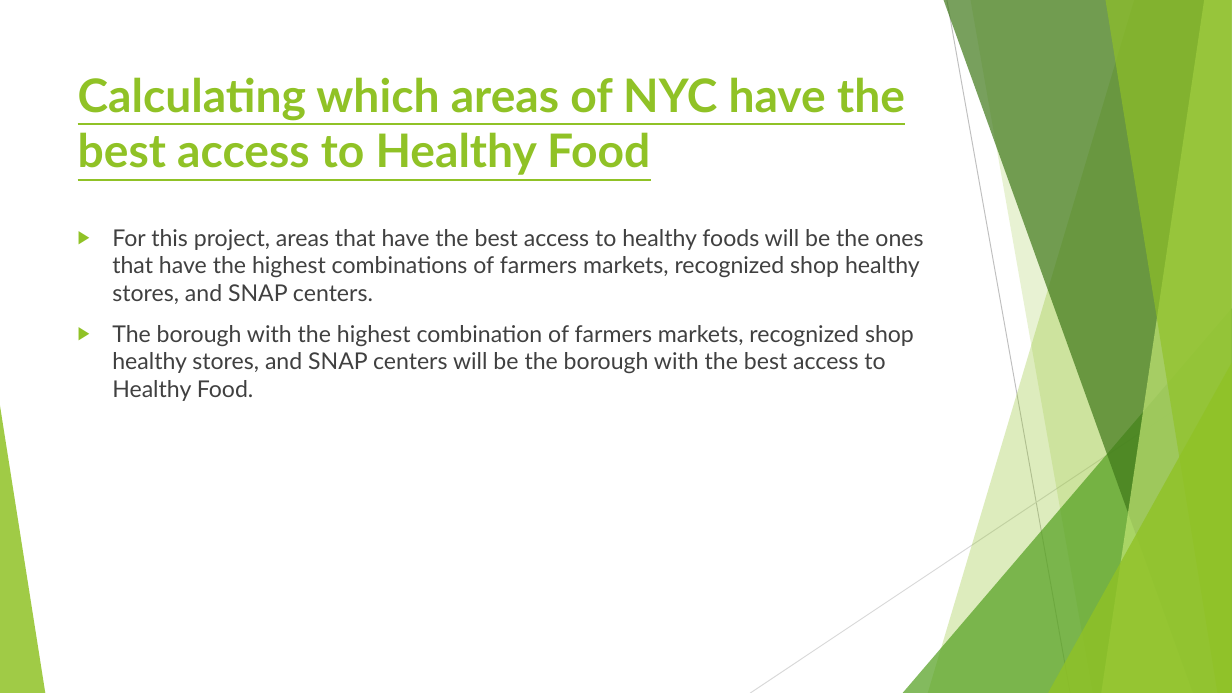
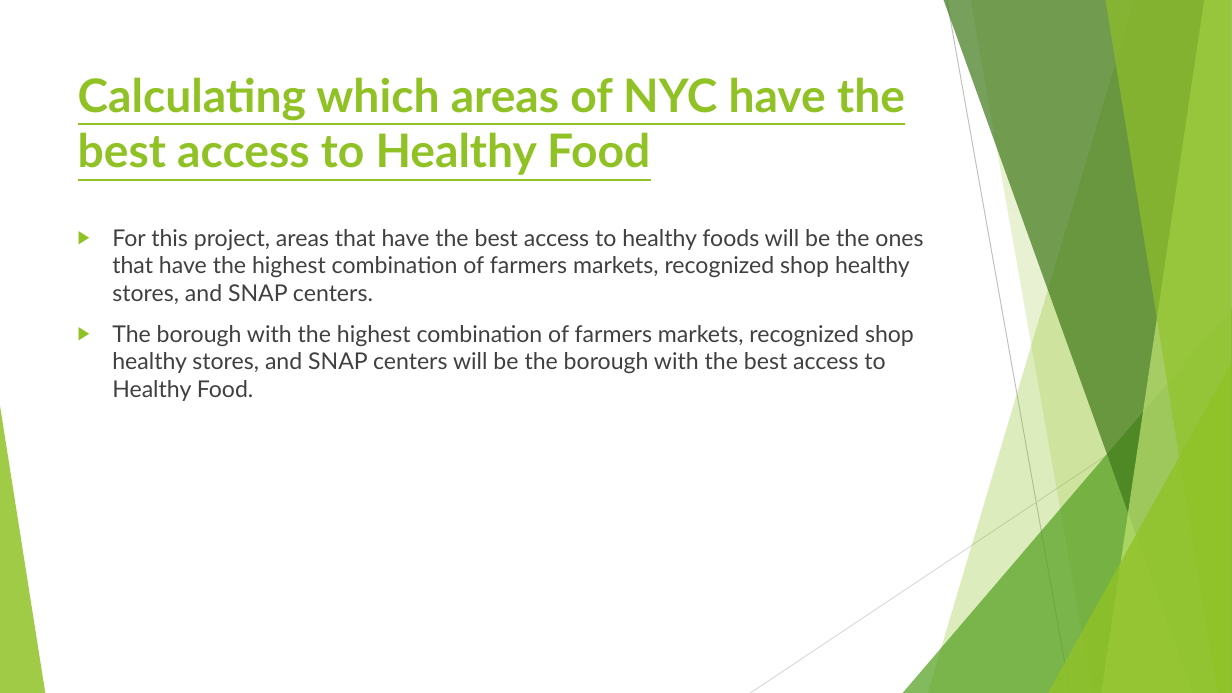
Before and after one commit to LJRollerII/NSS_Capstone_Project, a slide deck: slide 4 of presentation/Healthy_Food_Access_in_NYC.pptx. Drawn at 1232x693 pixels with LibreOffice and Linux fonts; fonts in the diff are those of the drawing. Boxes give left, top, right and bottom in pixels: in the first picture for what was removed or moved away, otherwise in the second. Text is boxed around its words. In the diff, an @@ line names an element or a change of style, - is before the commit and + after.

Commit message:
Making a few tweaks as I get close to finalizing this project.

```diff
--- a/presentation/Healthy_Food_Access_in_NYC.pptx
+++ b/presentation/Healthy_Food_Access_in_NYC.pptx
@@ text at (112,229,923,304): text changed @@
-▶ For this project, areas that have the best access to healthy foods will be the ones that have the highest combinations of farmers markets, recognized shop healthy stores, and SNAP centers.
+▶ For this project, areas that have the best access to healthy foods will be the ones that have the highest combination of farmers markets, recognized shop healthy stores, and SNAP centers.
```
Also in this commit, not shown: 1 other slide changed, 2 other files.
